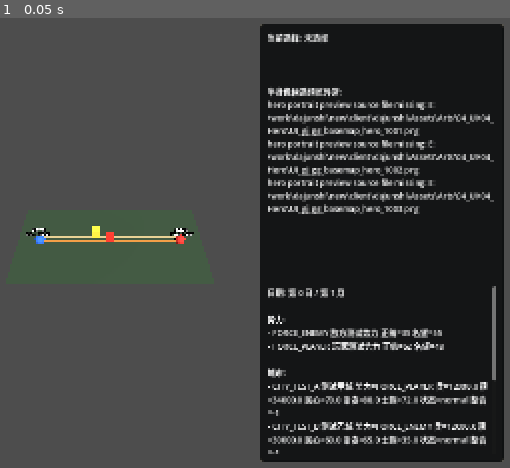
Above: before the commit, frame 1.
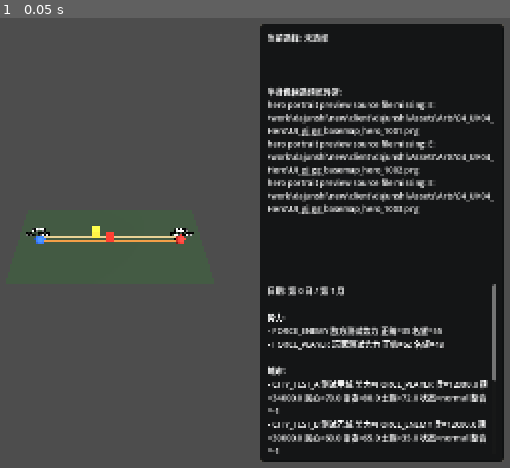
Above: after the commit, the same moment.

Repository: a625361278-cpu/Prosperity-and-Peril
Game: Godot game, scene res://scenes/main.tscn
Two runs of this game, one before a commit and one after it. Both use one fixed random seed, a clock stepped at 60 frames per second and the inputs below.
Inputs:
- Up to frame 1 (0.05 s): no input

The runs differ from the first frame. In frame 1, 3.5% of the frame differs, in the area x 52-98%, y 59-97%.

Commit message:
feat(ui): 组件化半身像候选预览

Diff:
--- a/scenes/debug_panel.tscn
+++ b/scenes/debug_panel.tscn
@@ -1,6 +1,7 @@
-[gd_scene load_steps=3 format=3]
+[gd_scene load_steps=4 format=3]
 
 [ext_resource type="Script" path="res://scripts/ui/debug_panel.gd" id="1_debug_panel"]
+[ext_resource type="PackedScene" path="res://scenes/hero_portrait_preview_panel.tscn" id="2_portrait_preview"]
 
 [sub_resource type="StyleBoxFlat" id="StyleBoxFlat_debug_panel"]
 bg_color = Color(0.055, 0.06, 0.065, 0.9)
@@ -57,19 +58,7 @@
 text = "当前选择: 未选择"
 autowrap_mode = 3
 
-[node name="PortraitPreviewText" type="Label" parent="PanelBackground/MarginContainer/VBoxContainer"]
-custom_minimum_size = Vector2(380, 92)
-layout_mode = 2
-size_flags_horizontal = 3
-text = "半身像候选预览: 待加载"
-autowrap_mode = 3
-
-[node name="PortraitPreviewImage" type="TextureRect" parent="PanelBackground/MarginContainer/VBoxContainer"]
-custom_minimum_size = Vector2(148, 120)
-layout_mode = 2
-size_flags_horizontal = 0
-expand_mode = 1
-stretch_mode = 5
+[node name="HeroPortraitPreviewPanel" parent="PanelBackground/MarginContainer/VBoxContainer" instance=ExtResource("2_portrait_preview")]
 
 [node name="ScrollContainer" type="ScrollContainer" parent="PanelBackground/MarginContainer/VBoxContainer"]
 layout_mode = 2
--- /dev/null
+++ b/scenes/hero_portrait_preview_panel.tscn
@@ -0,0 +1,24 @@
+[gd_scene load_steps=2 format=3]
+
+[ext_resource type="Script" path="res://scripts/ui/hero_portrait_preview_panel.gd" id="1_panel"]
+
+[node name="HeroPortraitPreviewPanel" type="VBoxContainer"]
+custom_minimum_size = Vector2(380, 228)
+layout_mode = 2
+size_flags_horizontal = 3
+theme_override_constants/separation = 8
+script = ExtResource("1_panel")
+
+[node name="PortraitPreviewText" type="Label" parent="."]
+custom_minimum_size = Vector2(380, 92)
+layout_mode = 2
+size_flags_horizontal = 3
+text = "半身像候选预览: 待加载"
+autowrap_mode = 3
+
+[node name="PortraitPreviewImage" type="TextureRect" parent="."]
+custom_minimum_size = Vector2(148, 120)
+layout_mode = 2
+size_flags_horizontal = 0
+expand_mode = 1
+stretch_mode = 5
--- a/scripts/ui/debug_panel.gd
+++ b/scripts/ui/debug_panel.gd
@@ -1,16 +1,9 @@
 extends Control
 
 const DebugStatePresenter = preload("res://scripts/ui/debug_state_presenter.gd")
-const HeroPortraitIndexLoader = preload("res://scripts/data/hero_portrait_index_loader.gd")
-const HeroPortraitPreviewPresenter = preload("res://scripts/ui/hero_portrait_preview_presenter.gd")
-const HeroPortraitTextureLoader = preload("res://scripts/ui/hero_portrait_texture_loader.gd")
-
-const HERO_PORTRAIT_INDEX_PATH := "res://data/content_alpha/hero_portrait_index.json"
-const HERO_PORTRAIT_PREVIEW_LIMIT := 3
 
 @onready var _selection_label: Label = $PanelBackground/MarginContainer/VBoxContainer/SelectionText
-@onready var _portrait_preview_label: Label = $PanelBackground/MarginContainer/VBoxContainer/PortraitPreviewText
-@onready var _portrait_preview_image: TextureRect = $PanelBackground/MarginContainer/VBoxContainer/PortraitPreviewImage
+@onready var _portrait_preview_panel: VBoxContainer = $PanelBackground/MarginContainer/VBoxContainer/HeroPortraitPreviewPanel
 @onready var _label: Label = $PanelBackground/MarginContainer/VBoxContainer/ScrollContainer/DebugText
 
 
@@ -37,38 +30,19 @@
 
 
 func load_content_alpha_portrait_preview() -> void:
-	var preview_label := _portrait_preview_text()
-	var load_result: Dictionary = HeroPortraitIndexLoader.load_and_build_lookup(HERO_PORTRAIT_INDEX_PATH)
-	if not load_result.ok:
-		preview_label.text = "半身像候选预览异常:\n%s" % "\n".join(load_result.errors)
-		return
-	var preview_result: Dictionary = HeroPortraitPreviewPresenter.build_default_preview_rows(
-		load_result.lookup,
-		HERO_PORTRAIT_PREVIEW_LIMIT
-	)
-	if not preview_result.ok:
-		preview_label.text = "半身像候选预览异常:\n%s" % "\n".join(preview_result.errors)
-		clear_portrait_preview_texture()
-		return
-	preview_label.text = _format_portrait_preview(preview_result.rows)
-	var texture_result: Dictionary = HeroPortraitTextureLoader.load_texture_from_row(preview_result.rows[0])
-	if not texture_result.ok:
-		clear_portrait_preview_texture()
-		preview_label.text = "半身像候选预览异常:\n%s" % "\n".join(texture_result.errors)
-		return
-	set_portrait_preview_texture(texture_result.texture)
+	_portrait_preview().load_default_preview()
 
 
 func set_portrait_preview_rows(rows: Array) -> void:
-	_portrait_preview_text().text = _format_portrait_preview(rows)
+	_portrait_preview().set_preview_rows(rows)
 
 
 func set_portrait_preview_texture(texture: Texture2D) -> void:
-	_portrait_preview_rect().texture = texture
+	_portrait_preview().set_preview_texture(texture)
 
 
 func clear_portrait_preview_texture() -> void:
-	_portrait_preview_rect().texture = null
+	_portrait_preview().clear_preview_texture()
 
 
 func _format_snapshot(snapshot: Dictionary) -> String:
@@ -133,24 +107,7 @@
 	return "\n".join(lines)
 
 
-func _format_portrait_preview(rows: Array) -> String:
-	var lines: Array[String] = ["半身像候选预览:"]
-	for row in rows:
-		lines.append("- %s %s halfBody=%s" % [
-			row.hero_id,
-			row.name_cn,
-			row.half_body,
-		])
-	return "\n".join(lines)
-
-
-func _portrait_preview_text() -> Label:
-	if _portrait_preview_label != null:
-		return _portrait_preview_label
-	return get_node("PanelBackground/MarginContainer/VBoxContainer/PortraitPreviewText") as Label
-
-
-func _portrait_preview_rect() -> TextureRect:
-	if _portrait_preview_image != null:
-		return _portrait_preview_image
-	return get_node("PanelBackground/MarginContainer/VBoxContainer/PortraitPreviewImage") as TextureRect
+func _portrait_preview() -> VBoxContainer:
+	if _portrait_preview_panel != null:
+		return _portrait_preview_panel
+	return get_node("PanelBackground/MarginContainer/VBoxContainer/HeroPortraitPreviewPanel") as VBoxContainer
--- /dev/null
+++ b/scripts/ui/hero_portrait_preview_panel.gd
@@ -0,0 +1,84 @@
+extends VBoxContainer
+
+const HeroPortraitIndexLoader = preload("res://scripts/data/hero_portrait_index_loader.gd")
+const HeroPortraitPreviewPresenter = preload("res://scripts/ui/hero_portrait_preview_presenter.gd")
+const HeroPortraitTextureLoader = preload("res://scripts/ui/hero_portrait_texture_loader.gd")
+
+const HERO_PORTRAIT_INDEX_PATH := "res://data/content_alpha/hero_portrait_index.json"
+const HERO_PORTRAIT_PREVIEW_LIMIT := 3
+
+@onready var _preview_label: Label = $PortraitPreviewText
+@onready var _preview_image: TextureRect = $PortraitPreviewImage
+
+
+func load_default_preview() -> Dictionary:
+	var load_result: Dictionary = HeroPortraitIndexLoader.load_and_build_lookup(HERO_PORTRAIT_INDEX_PATH)
+	if not load_result.ok:
+		_show_error(load_result.errors)
+		return {
+			"ok": false,
+			"errors": load_result.errors,
+		}
+	var preview_result: Dictionary = HeroPortraitPreviewPresenter.build_default_preview_rows(
+		load_result.lookup,
+		HERO_PORTRAIT_PREVIEW_LIMIT
+	)
+	if not preview_result.ok:
+		_show_error(preview_result.errors)
+		return {
+			"ok": false,
+			"errors": preview_result.errors,
+		}
+	set_preview_rows(preview_result.rows)
+	var texture_result: Dictionary = HeroPortraitTextureLoader.load_texture_from_row(preview_result.rows[0])
+	if not texture_result.ok:
+		_show_error(texture_result.errors)
+		return {
+			"ok": false,
+			"errors": texture_result.errors,
+		}
+	set_preview_texture(texture_result.texture)
+	return {
+		"ok": true,
+		"errors": [],
+	}
+
+
+func set_preview_rows(rows: Array) -> void:
+	_preview_text().text = _format_preview(rows)
+
+
+func set_preview_texture(texture: Texture2D) -> void:
+	_preview_texture_rect().texture = texture
+
+
+func clear_preview_texture() -> void:
+	_preview_texture_rect().texture = null
+
+
+func _show_error(errors: Array) -> void:
+	clear_preview_texture()
+	_preview_text().text = "半身像候选预览异常:\n%s" % "\n".join(errors)
+
+
+func _format_preview(rows: Array) -> String:
+	var lines: Array[String] = ["半身像候选预览:"]
+	for row in rows:
+		lines.append("- %s %s halfBody=%s" % [
+			row.hero_id,
+			row.name_cn,
+			row.half_body,
+		])
+	return "\n".join(lines)
+
+
+func _preview_text() -> Label:
+	if _preview_label != null:
+		return _preview_label
+	return get_node("PortraitPreviewText") as Label
+
+
+func _preview_texture_rect() -> TextureRect:
+	if _preview_image != null:
+		return _preview_image
+	return get_node("PortraitPreviewImage") as TextureRect
--- a/tests/test_debug_panel_layout.gd
+++ b/tests/test_debug_panel_layout.gd
@@ -84,7 +84,7 @@
 		return {"ok": false, "message": "debug panel scene missing"}
 	var panel: Control = scene.instantiate()
 	get_root().add_child(panel)
-	var preview_text := panel.get_node_or_null("PanelBackground/MarginContainer/VBoxContainer/PortraitPreviewText")
+	var preview_text := panel.get_node_or_null("PanelBackground/MarginContainer/VBoxContainer/HeroPortraitPreviewPanel/PortraitPreviewText")
 	if preview_text == null:
 		panel.queue_free()
 		return {"ok": false, "message": "PortraitPreviewText missing"}
@@ -105,7 +105,7 @@
 		{"hero_id": 1001, "name_cn": "刘备", "half_body": "UI_gj_gg_basemap_hero_1001"},
 		{"hero_id": 2000501, "name_cn": "赵云", "half_body": "UI_gj_gg_basemap_hero_1004"},
 	])
-	var preview_text: Label = panel.get_node("PanelBackground/MarginContainer/VBoxContainer/PortraitPreviewText")
+	var preview_text: Label = panel.get_node("PanelBackground/MarginContainer/VBoxContainer/HeroPortraitPreviewPanel/PortraitPreviewText")
 	if not preview_text.text.contains("1001 刘备 halfBody=UI_gj_gg_basemap_hero_1001"):
 		panel.queue_free()
 		return {"ok": false, "message": "portrait preview missing 刘备 row"}
@@ -122,7 +122,7 @@
 		return {"ok": false, "message": "debug panel scene missing"}
 	var panel: Control = scene.instantiate()
 	get_root().add_child(panel)
-	var preview_image := panel.get_node_or_null("PanelBackground/MarginContainer/VBoxContainer/PortraitPreviewImage")
+	var preview_image := panel.get_node_or_null("PanelBackground/MarginContainer/VBoxContainer/HeroPortraitPreviewPanel/PortraitPreviewImage")
 	if preview_image == null:
 		panel.queue_free()
 		return {"ok": false, "message": "PortraitPreviewImage missing"}
@@ -146,7 +146,7 @@
 	image.fill(Color(1.0, 0.0, 0.0, 1.0))
 	var texture := ImageTexture.create_from_image(image)
 	panel.set_portrait_preview_texture(texture)
-	var preview_image: TextureRect = panel.get_node("PanelBackground/MarginContainer/VBoxContainer/PortraitPreviewImage")
+	var preview_image: TextureRect = panel.get_node("PanelBackground/MarginContainer/VBoxContainer/HeroPortraitPreviewPanel/PortraitPreviewImage")
 	if preview_image.texture == null:
 		panel.queue_free()
 		return {"ok": false, "message": "portrait preview texture was not assigned"}
--- /dev/null
+++ b/tests/test_hero_portrait_preview_panel.gd
@@ -0,0 +1,97 @@
+extends SceneTree
+
+
+var _failed := 0
+
+
+func _initialize() -> void:
+	_run("hero portrait preview panel has text and image nodes", _test_panel_nodes)
+	_run("hero portrait preview panel formats rows and texture", _test_panel_setters)
+	_run("hero portrait preview panel loads default audited portrait", _test_panel_loads_default_preview)
+	quit(_failed)
+
+
+func _run(test_name: String, test_func: Callable) -> void:
+	var result: Dictionary = test_func.call()
+	if result.get("ok", false):
+		print("PASS: %s" % test_name)
+	else:
+		_failed += 1
+		push_error("FAIL: %s -> %s" % [test_name, result.get("message", "no message")])
+
+
+func _test_panel_nodes() -> Dictionary:
+	var panel := _instantiate_panel()
+	if not panel.ok:
+		return panel
+	var root: VBoxContainer = panel.node
+	var text := root.get_node_or_null("PortraitPreviewText")
+	var image := root.get_node_or_null("PortraitPreviewImage")
+	if text == null or image == null:
+		root.queue_free()
+		return {"ok": false, "message": "portrait preview panel nodes missing"}
+	if image.texture != null:
+		root.queue_free()
+		return {"ok": false, "message": "portrait preview panel must not start with default texture"}
+	root.queue_free()
+	return {"ok": true}
+
+
+func _test_panel_setters() -> Dictionary:
+	var panel := _instantiate_panel()
+	if not panel.ok:
+		return panel
+	var root: VBoxContainer = panel.node
+	root.set_preview_rows([
+		{"hero_id": 2000501, "name_cn": "赵云", "half_body": "UI_gj_gg_basemap_hero_1004"},
+	])
+	var text: Label = root.get_node("PortraitPreviewText")
+	if not text.text.contains("2000501 赵云 halfBody=UI_gj_gg_basemap_hero_1004"):
+		root.queue_free()
+		return {"ok": false, "message": "panel did not format audited portrait row"}
+	var image := Image.create(2, 2, false, Image.FORMAT_RGBA8)
+	image.fill(Color(0.0, 1.0, 0.0, 1.0))
+	root.set_preview_texture(ImageTexture.create_from_image(image))
+	var preview_image: TextureRect = root.get_node("PortraitPreviewImage")
+	if preview_image.texture == null:
+		root.queue_free()
+		return {"ok": false, "message": "panel did not set preview texture"}
+	root.clear_preview_texture()
+	if preview_image.texture != null:
+		root.queue_free()
+		return {"ok": false, "message": "panel did not clear preview texture"}
+	root.queue_free()
+	return {"ok": true}
+
+
+func _test_panel_loads_default_preview() -> Dictionary:
+	var panel := _instantiate_panel()
+	if not panel.ok:
+		return panel
+	var root: VBoxContainer = panel.node
+	var result: Dictionary = root.load_default_preview()
+	if not result.ok:
+		root.queue_free()
+		return {"ok": false, "message": "expected default preview load success, got %s" % [result.errors]}
+	var text: Label = root.get_node("PortraitPreviewText")
+	var image: TextureRect = root.get_node("PortraitPreviewImage")
+	if not text.text.contains("1001 刘备 halfBody=UI_gj_gg_basemap_hero_1001"):
+		root.queue_free()
+		return {"ok": false, "message": "default preview text missing first audited row"}
+	if image.texture == null:
+		root.queue_free()
+		return {"ok": false, "message": "default preview image texture missing"}
+	root.queue_free()
+	return {"ok": true}
+
+
+func _instantiate_panel() -> Dictionary:
+	var scene := load("res://scenes/hero_portrait_preview_panel.tscn")
+	if scene == null:
+		return {"ok": false, "message": "hero portrait preview panel scene missing"}
+	var panel: VBoxContainer = scene.instantiate()
+	get_root().add_child(panel)
+	return {
+		"ok": true,
+		"node": panel,
+	}
Not shown, changed: docs/ContentAlpha_任务列表.md
